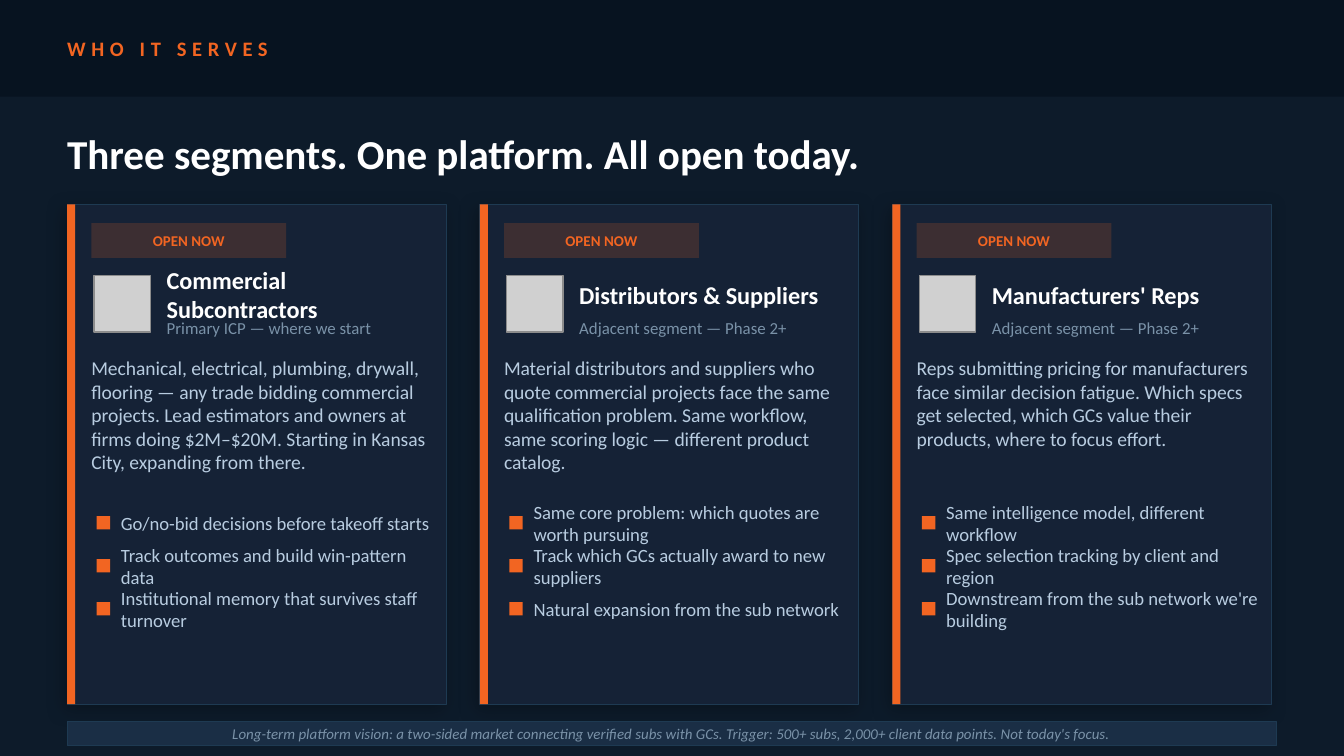
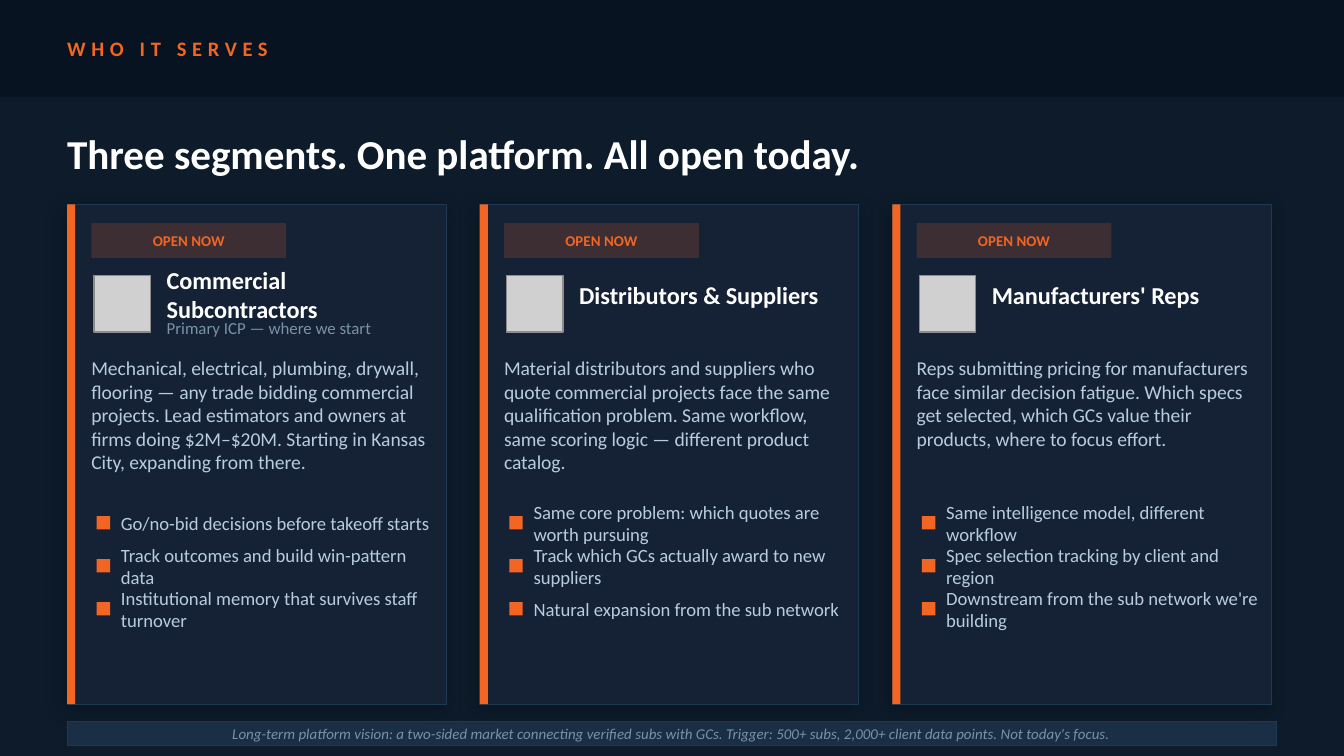
Before and after one commit to Ryanbidintell/bidiq-mvp, a slide deck: slide 5 of BidIntell_BOOST7_v7.pptx. Drawn at 1344x756 pixels with LibreOffice and Linux fonts; fonts in the diff are those of the drawing; grey boxes stand for pictures. Boxes give left, top, right and bottom in pixels: in the first picture for what was removed or moved away, otherwise in the second. Text is boxed around its words. In the diff, an @@ line names an element or a change of style, - is before the commit and + after.

```diff
--- a/BidIntell_BOOST7_v7.pptx
+++ b/BidIntell_BOOST7_v7.pptx
@@ text removed at box(579, 322, 787, 337) @@
-Adjacent segment — Phase 2+
@@ text removed at box(992, 322, 1199, 337) @@
-Adjacent segment — Phase 2+
```
Also in this commit, not shown: 1 other slide changed, 3 other files.
